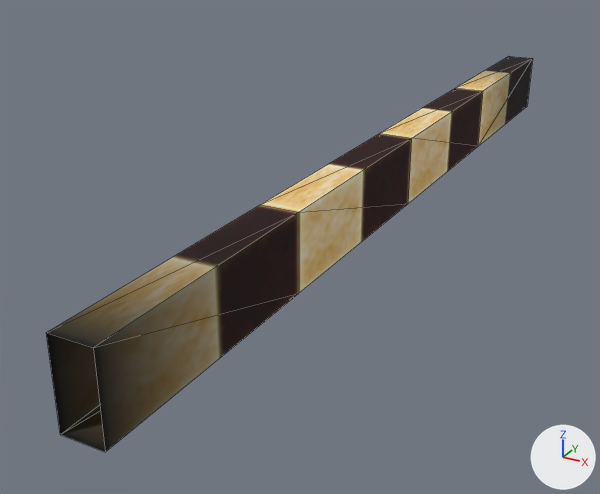
An edit to the glTF model Project/object/stage/common/resource/model/Grindrail.gltf, drawn before and after from the same camera.
One viewpoint serves both versions: a 50 mm lens placed at (1.32, -3.25, 1.0), pointed at (-0.3, -0.32, -0.46). The lights are fixed; the arrows at lower right show +X, +Y and +Z. Mesh edges are drawn as thin lines.

Objects in the first picture: 'GrindrailMesh'.
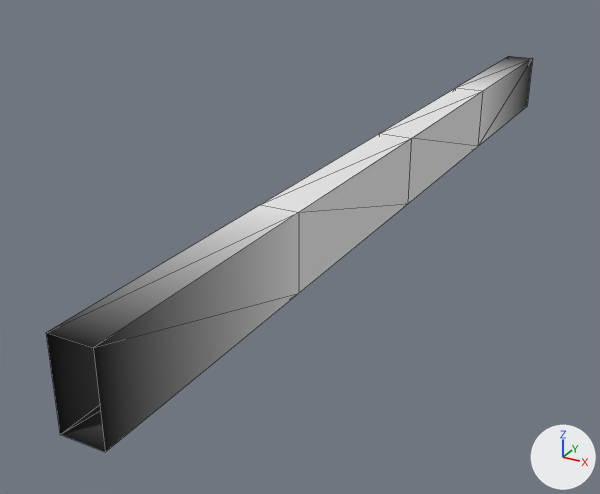
What changed in the scene script:
```text
Change mat_rail_invisible:
    where n2 = _N.new('ShaderNodeMix'); n2.name = 'Mix'
    add n2.inputs[7].default_value = (0.8, 0.8, 0.8, 1.0)  # 'B', white #e7e7e7
    remove n4 = _N.new('ShaderNodeTexImage'); n4.name = 'Image Texture'
    remove n4.image = img_rail_invisible
    where n3 = _N.new('ShaderNodeVertexColor'); n3.name = 'Color Attribute'
    remove _L.new(n3.outputs[0], n2.inputs[7])  # 'Color' to 'B'
    remove _L.new(n4.outputs[0], n2.inputs[6])  # 'Color' to 'A'
    add _L.new(n3.outputs[0], n2.inputs[6])  # 'Color' to 'A'
```

Changed parts and their boxes (x1, y1, x2, y2) in the pictures (600 x 494 px):
'GrindrailMesh', surface changed (brown to grey)
    both: (58, 56, 532, 440)
